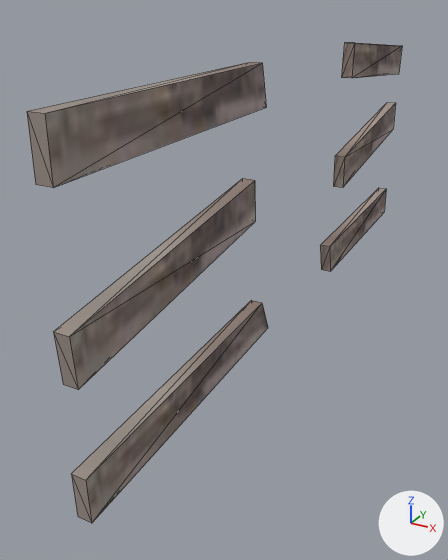
Renders of the glTF model act 1 object/prolog/board_break.glb from each side of a commit.
Rendered twice from a camera (50 mm lens) standing at (0.79, -1.96, 0.58) and looking at (-0.16, -0.23, -0.28). Every picture has the same lights, and +X, +Y and +Z are marked at lower right. The picture after the commit comes second. Mesh edges are drawn as thin lines. Vertices at exactly the same position are counted once.

The older version as bpy lines, for what is in view:
```python
me_cube_018 = bpy.data.meshes.new('Cube_018')
me_cube_018.from_pydata(...)  # 48 vertices, 72 faces; spans x -0.0002..0.0002, y -0.0046..0.0048, z -0.0118..0.0118
me_cube_018.materials.append(mat_board)  # picture img_board
ob_cube_003 = bpy.data.objects.new('Cube_003', me_cube_018)
ob_cube_003.parent = ob_board_break
ob_cube_003.location = (0.0, 0.0, 0.0)
ob_cube_003.rotation_euler = (-1.571, 0.0, 0.0)  # degrees (-90, 0, 0)
ob_cube_003.scale = (100.0, 100.0, 100.0)
```
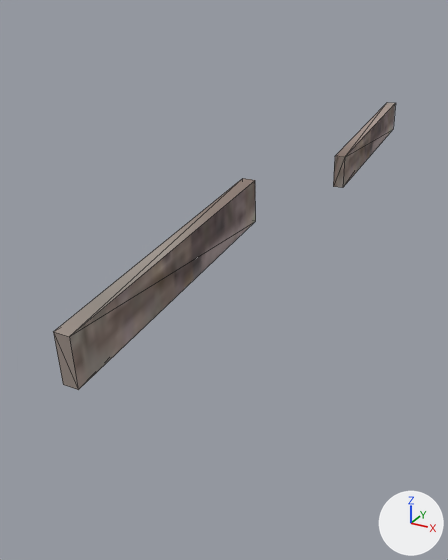
What changed in the scene script:
```text
Change me_cube_018:
    used by ob_cube_003; parent = ob_board_break; location = (0.0, 0.0, 0.0); rotation_euler = (-1.571, 0.0, 0.0), in degrees (-90, 0, 0); scale = (100.0, 100.0, 100.0)
    remove me_cube_018.from_pydata(...)  # 48 vertices, 72 faces; spans x -0.0002..0.0002, y -0.0046..0.0048, z -0.0118..0.0118
    add me_cube_018.from_pydata(...)  # 16 vertices, 24 faces; spans x -0.0002..0.0002, y -0.0016..0.0013, z -0.0118..0.0118
    me_cube_018 part 1: the loose piece of 8 vertices spanning x -0.0002..0.0002, y 0.003..0.0048, z -0.0118..-0.0025 is deleted
    me_cube_018 part 2: the loose piece of 8 vertices spanning x -0.0002..0.0002, y -0.0045..-0.003, z -0.0118..-0.0031 is deleted
    me_cube_018 part 3: the loose piece of 8 vertices spanning x -0.0002..0.0002, y 0.0027..0.0043, z 0.0034..0.0118 is deleted
    me_cube_018 part 4: the loose piece of 8 vertices spanning x -0.0002..0.0002, y -0.0046..-0.0029, z 0.0045..0.0118 is deleted
```

What differs and where, as boxes [x1, y1, x2, y2] in the pictures (448 x 560 px):
'Cube_003', reshaped (9% narrower, 40% shorter): before [27, 43, 402, 523]; after [53, 102, 395, 390]
part 1 of me_cube_018, deleted: before [71, 300, 268, 523]
part 2 of me_cube_018, deleted: before [27, 62, 267, 188]
part 3 of me_cube_018, deleted: before [320, 188, 386, 272]
part 4 of me_cube_018, deleted: before [342, 43, 402, 78]
